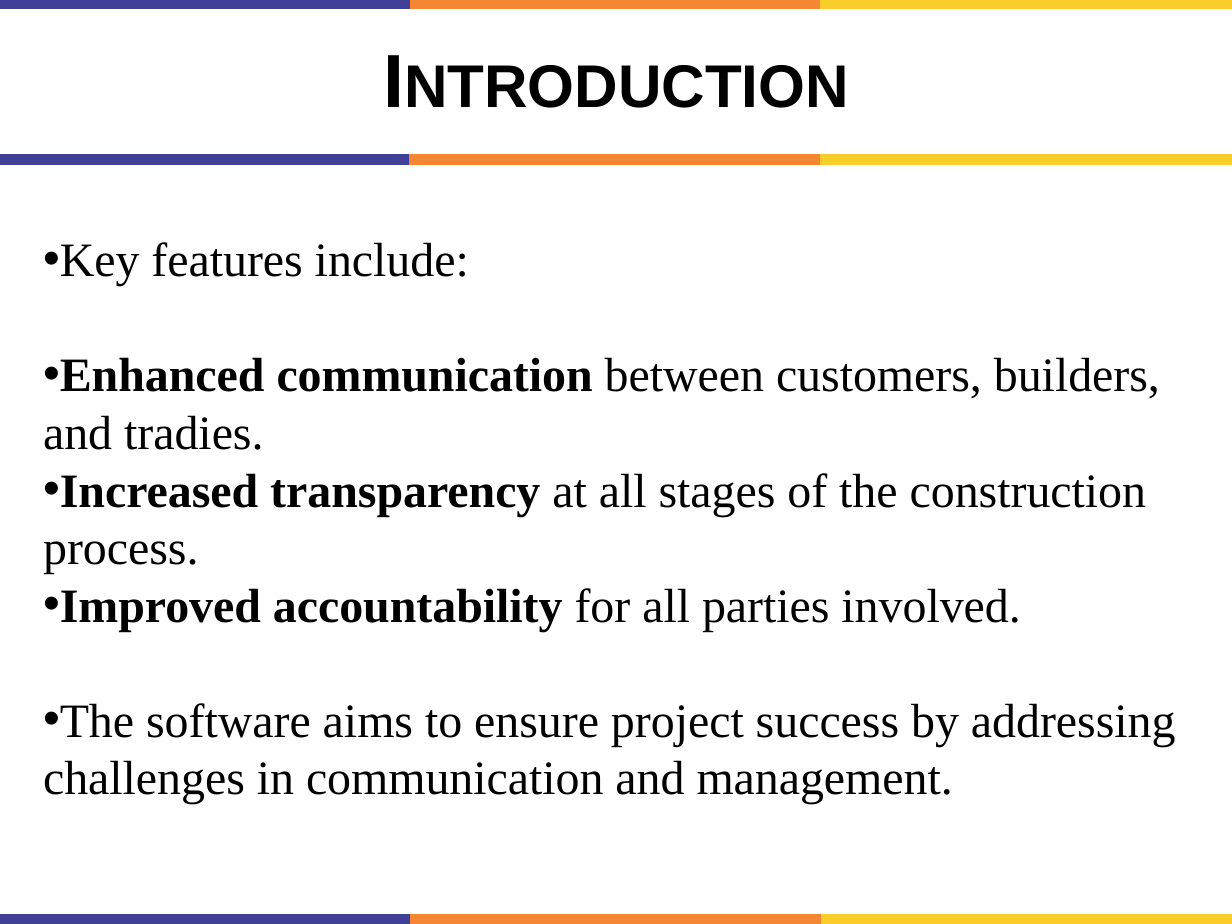
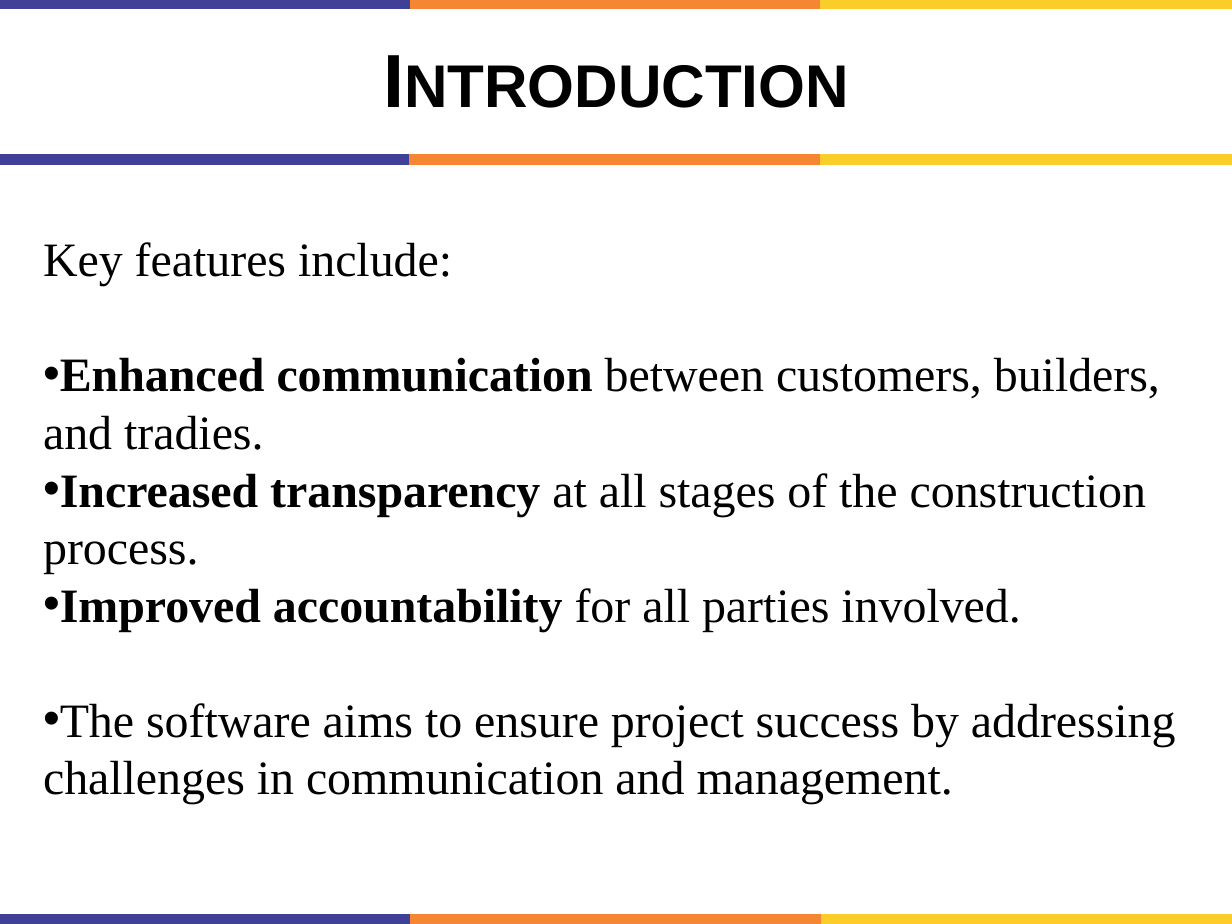
Before and after one commit to engineershoaibakhter/University-Courses, a slide deck: slide 4 of My 7th Semester/FYP/FYP PPT.pptx. Drawn at 1232x924 pixels with LibreOffice and Linux fonts; fonts in the diff are those of the drawing. Boxes give left, top, right and bottom in pixels: in the first picture for what was removed or moved away, otherwise in the second. Text is boxed around its words. In the diff, an @@ line names an element or a change of style, - is before the commit and + after.

```diff
--- a/My 7th Semester/FYP/FYP PPT.pptx
+++ b/My 7th Semester/FYP/FYP PPT.pptx
@@ text at [43, 242, 452, 286]: bullet • to none @@
```
Also in this commit, not shown: 9 other slides changed, 1 other file.
